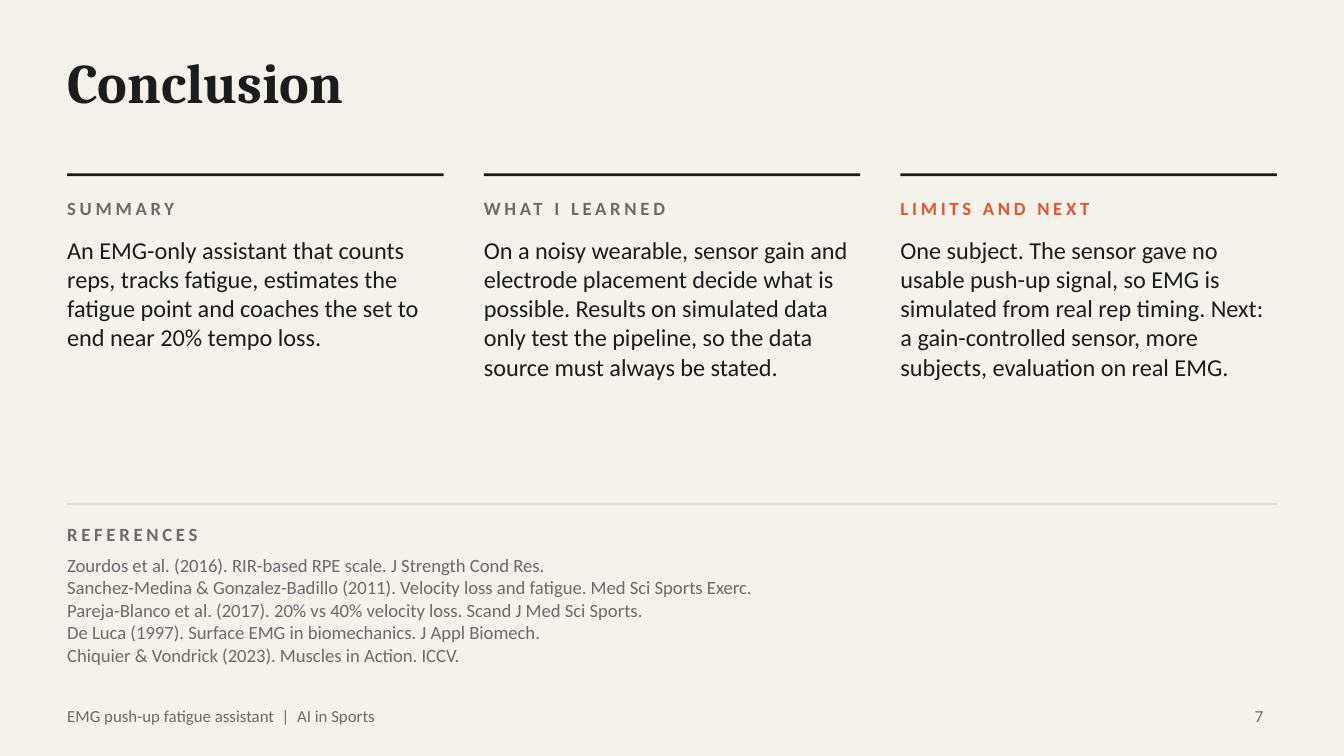
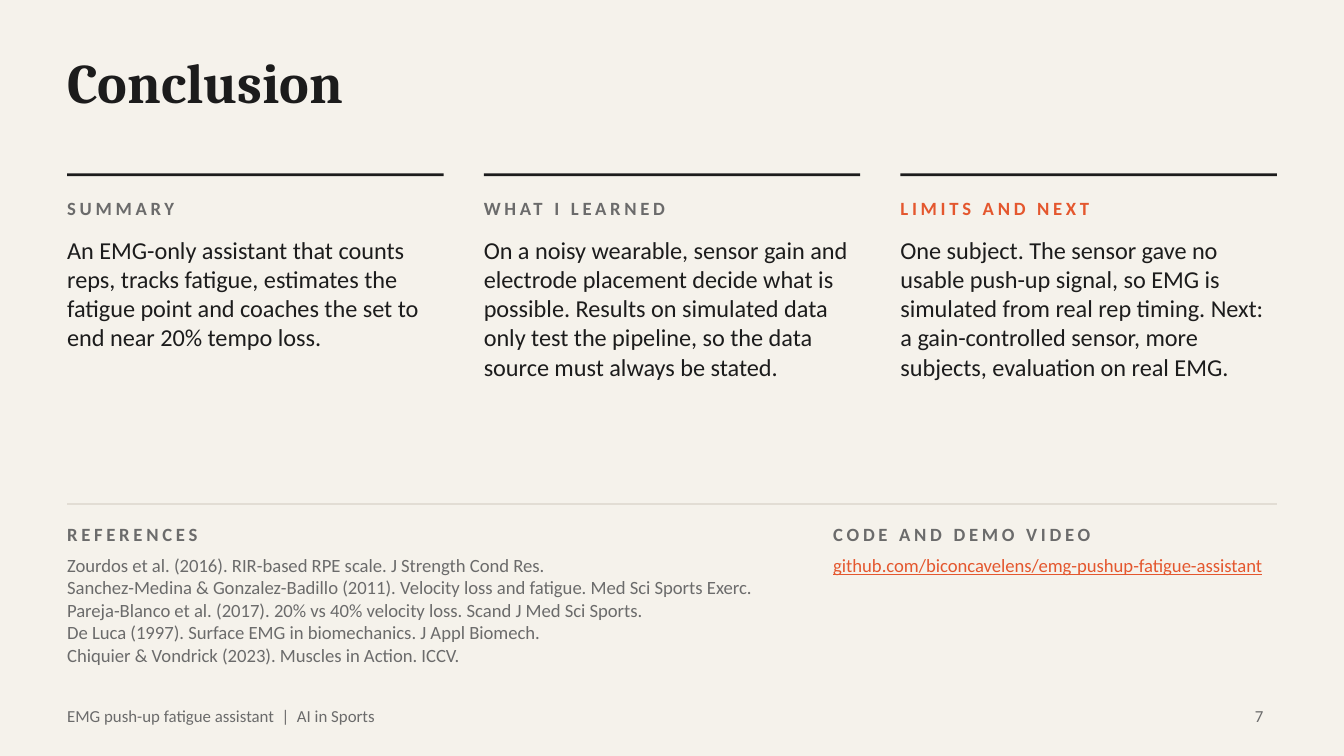
Before and after one commit to biconcavelens/emg-pushup-fatigue-assistant, a slide deck: slide 7 of AI_in_Sports_EMG_Pushup_Fatigue.pptx. Drawn at 1344x756 pixels with LibreOffice and Linux fonts; fonts in the diff are those of the drawing. Boxes give left, top, right and bottom in pixels: in the first picture for what was removed or moved away, otherwise in the second. Text is boxed around its words. In the diff, an @@ line names an element or a change of style, - is before the commit and + after.

```diff
--- a/AI_in_Sports_EMG_Pushup_Fatigue.pptx
+++ b/AI_in_Sports_EMG_Pushup_Fatigue.pptx
@@ text added at (833, 529, 1090, 541), 10 pt, text #6B6B6B, bold @@
+CODE AND DEMO VIDEO
@@ text added at (833, 559, 1262, 575), 10 pt, text #E4572E, underline @@
+github.com/biconcavelens/emg-pushup-fatigue-assistant
```
Also in this commit, not shown: 3 other slides changed.
